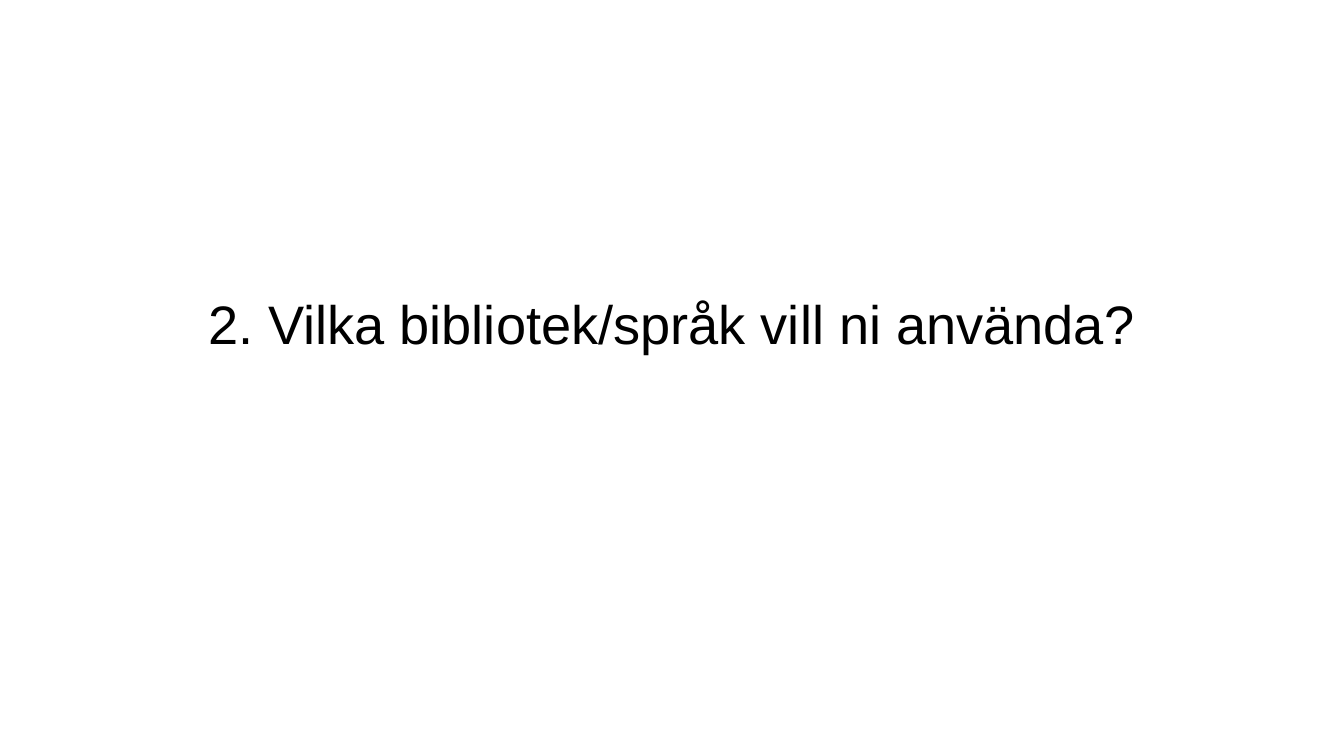
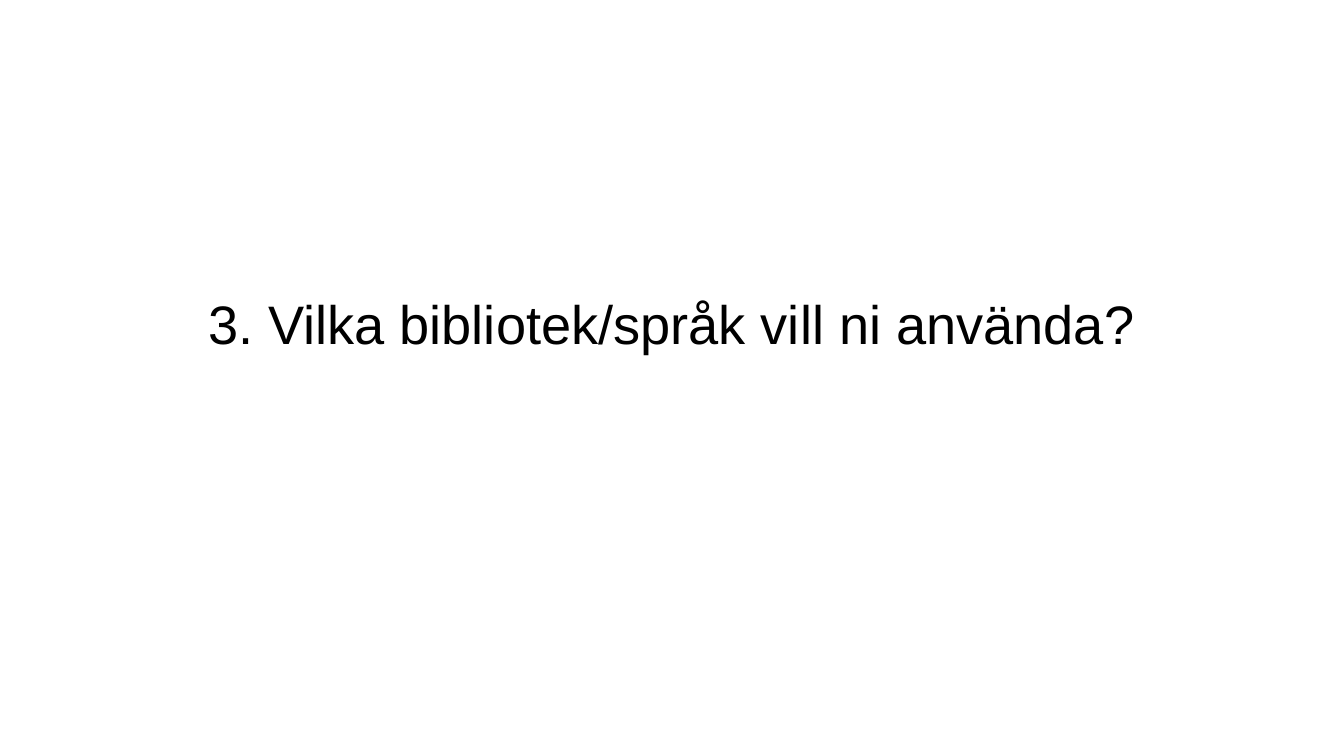
Before and after one commit to digidemlab/codemoth, a slide deck: slide 9 of projekt/projekt_presentation.odp (slide 3 before the commit). Drawn at 1344x756 pixels with LibreOffice and Linux fonts; fonts in the diff are those of the drawing. Boxes give left, top, right and bottom in pixels: in the first picture for what was removed or moved away, otherwise in the second. Text is boxed around its words. In the diff, an @@ line names an element or a change of style, - is before the commit and + after.

```diff
--- a/projekt/projekt_presentation.odp
+++ b/projekt/projekt_presentation.odp
@@ subtitle at [208, 301, 1134, 353]: text changed @@
-2. Vilka bibliotek/språk vill ni använda?
+3. Vilka bibliotek/språk vill ni använda?
```
Also in this commit, not shown: 1 other slide changed, 1 other file.
